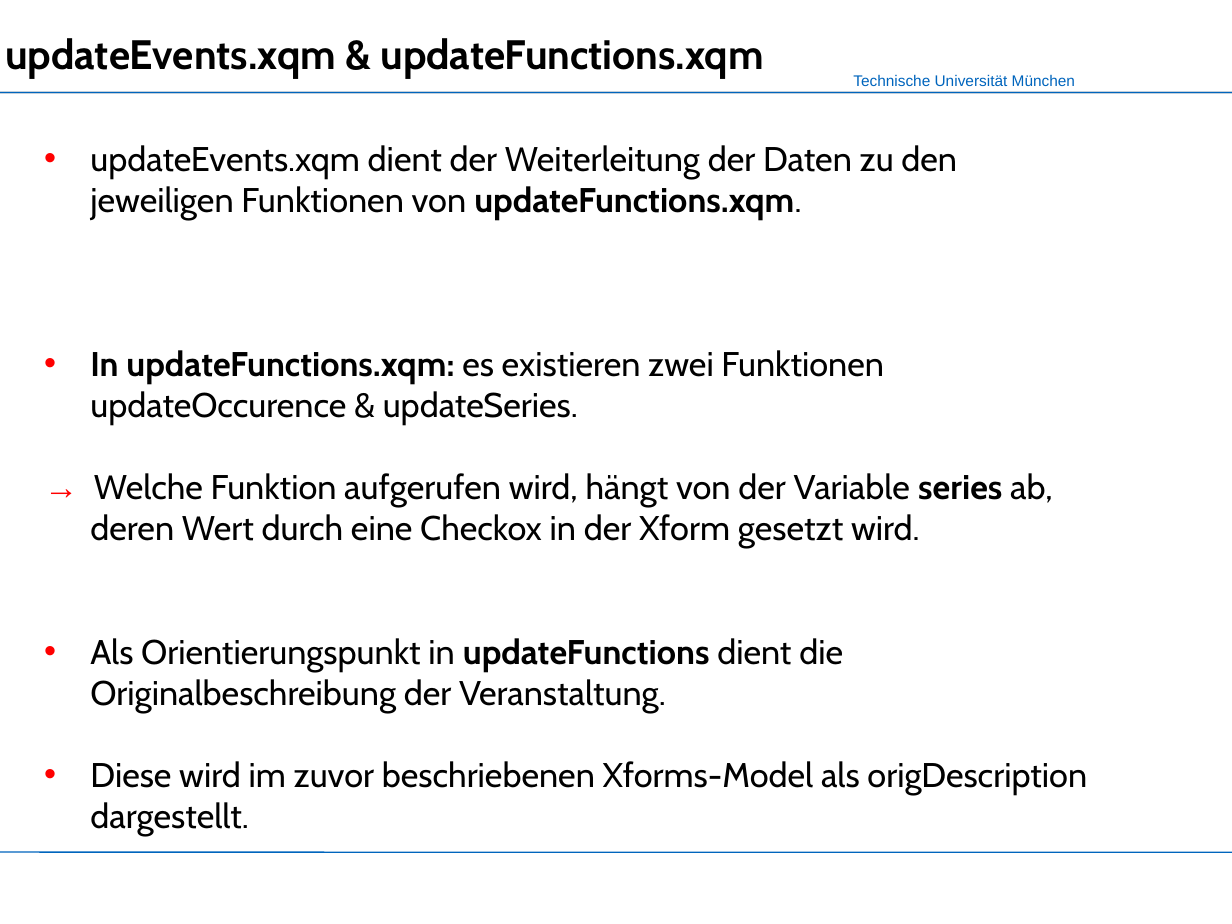
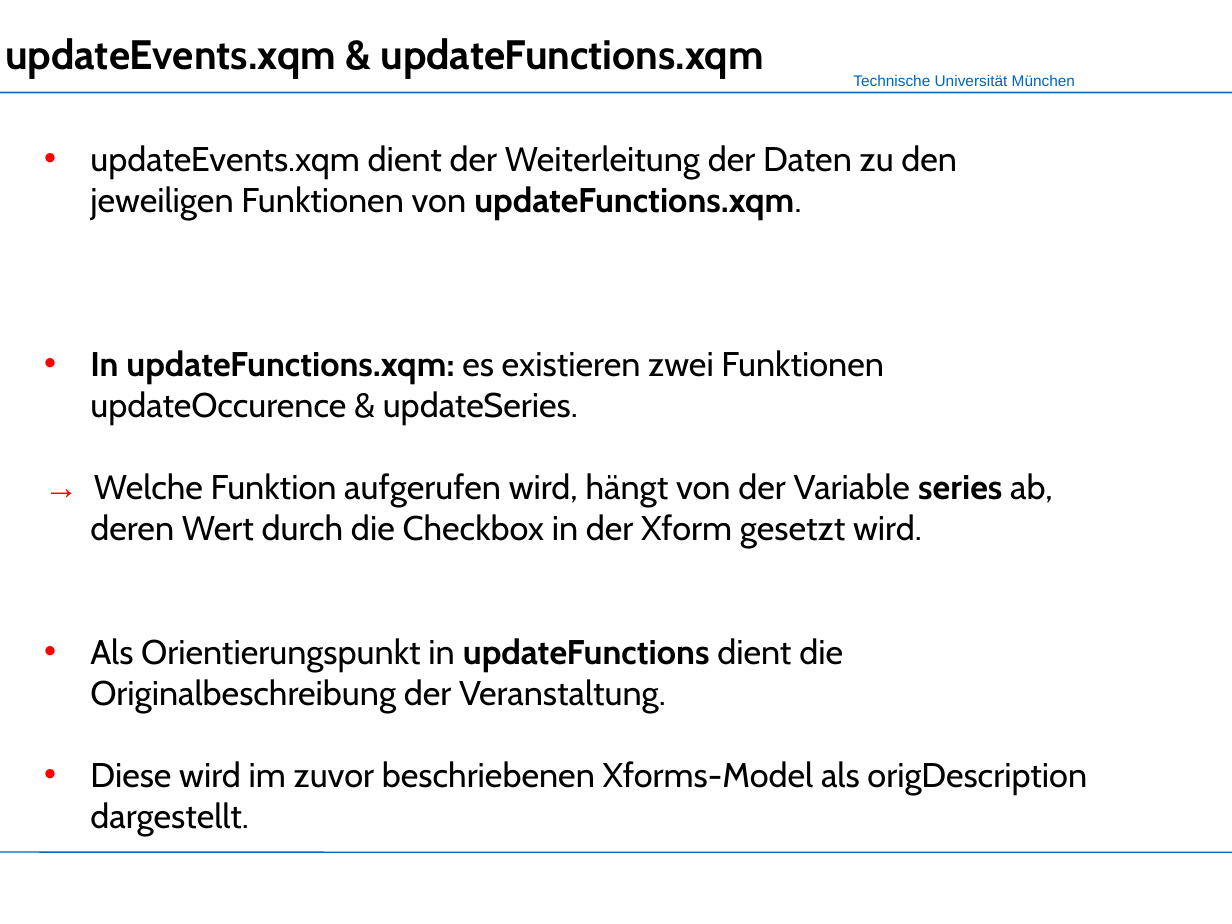
Before and after one commit to mokshasoul/XML-Praktikum, a slide deck: slide 27 of Slides/Slides_CalendarX-1.ppt. Drawn at 1232x924 pixels with LibreOffice and Linux fonts; fonts in the diff are those of the drawing; background and template pictures are left out. Boxes give left, top, right and bottom in pixels: in the first picture for what was removed or moved away, otherwise in the second. Text is boxed around its words. In the diff, an @@ line names an element or a change of style, - is before the commit and + after.

```diff
--- a/Slides/Slides_CalendarX-1.ppt
+++ b/Slides/Slides_CalendarX-1.ppt
@@ text at [90, 473, 1053, 549]: text changed @@
-→ Welche Funktion aufgerufen wird, hängt von der Variable series ab, deren Wert durch eine Checkox in der Xform gesetzt wird.
+→ Welche Funktion aufgerufen wird, hängt von der Variable series ab, deren Wert durch die Checkbox in der Xform gesetzt wird.
```
Also in this commit, not shown: 11 other slides changed, 7 slides added, 5 slides removed.
